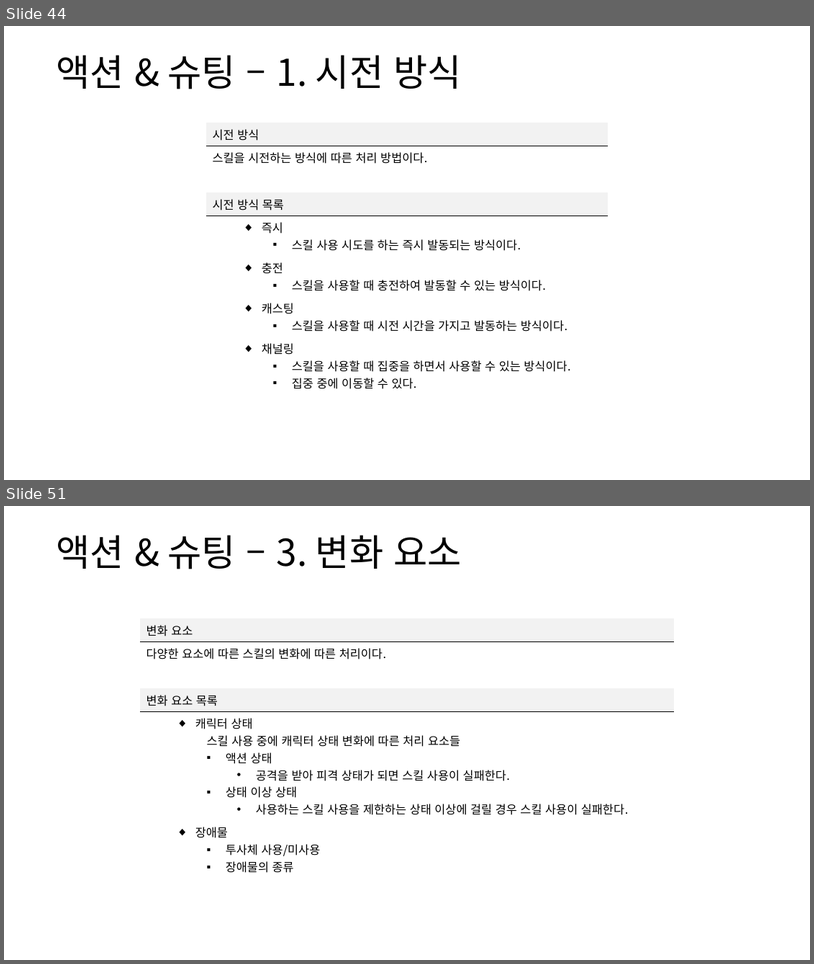
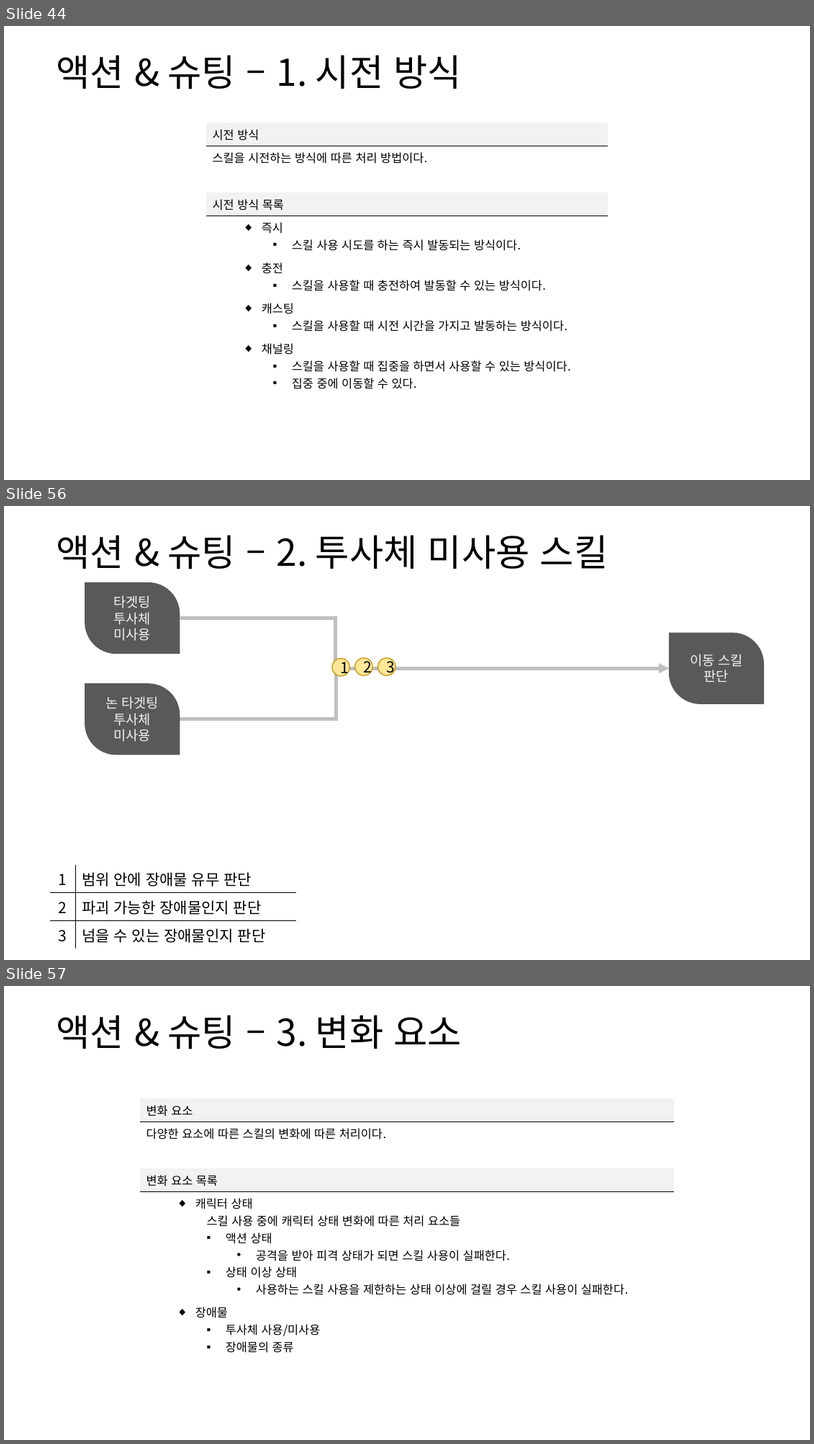
Before and after one commit to yjk0401/unityenginebasic_9th, a slide deck: 기획/방랑엽사전/스킬 시스템 기획서.pptx. Shown one above the other, each under a label of ours: slides 44 and 51 before the commit, slides 44, 56 and 57 after it; the slides between them are not shown. The pictures are 814x964 and 814x1444 pixels, drawn with LibreOffice and Linux fonts; fonts in the diff are those of the drawing. Boxes give left, top, right and bottom in pixels: in the first picture for what was removed or moved away, otherwise in the second. Text is boxed around its words. In the diff, an @@ line names an element or a change of style, - is before the commit and + after.

```diff
--- a/기획/방랑엽사전/스킬 시스템 기획서.pptx
+++ b/기획/방랑엽사전/스킬 시스템 기획서.pptx
@@ slide 56 added at <box>4,506,810,960</box>, background #FFFFFF @@
@@ text added at <box>56,535,608,569</box>, 44 pt, text #000000 @@
+액션 & 슈팅 – 2. 투사체 미사용 스킬
@@ round diag rect added at <box>85,582,180,654</box>, fill #595959, 16 pt, text #F2F2F2 @@
+타겟팅
+투사체
+미사용
@@ elbow arrow added from (180, 618) to (669, 668), #BFBFBF 4 pt @@
@@ round diag rect added at <box>669,633,764,704</box>, fill #595959, 16 pt, text #F2F2F2 @@
+이동 스킬 판단
@@ elbow arrow added from (180, 719) to (669, 668), #BFBFBF 4 pt @@
@@ ellipse added at <box>332,659,350,676</box>, fill #FFE699, outline #BF9000 1 pt, 18 pt, text #000000 @@
+1
@@ ellipse added at <box>355,658,373,675</box>, fill #FFE699, outline #BF9000 1 pt, 18 pt, text #000000 @@
+2
@@ ellipse added at <box>378,658,396,675</box>, fill #FFE699, outline #BF9000 1 pt, 18 pt, text #000000 @@
+3
@@ round diag rect added at <box>85,683,180,754</box>, fill #595959, 16 pt, text #F2F2F2 @@
+논 타겟팅
+투사체
+미사용
@@ table added at <box>50,865,296,945</box>, 3 rows, 2 columns @@
+1 | 범위 안에 장애물 유무 판단
+2 | 파괴 가능한 장애물인지 판단
+3 | 넘을 수 있는 장애물인지 판단
@@ what was slide 51 is now slide 57 @@
```
Also in this commit, not shown: 9 slides changed, 16 other slides added, 4 slides removed, 4 other files.
